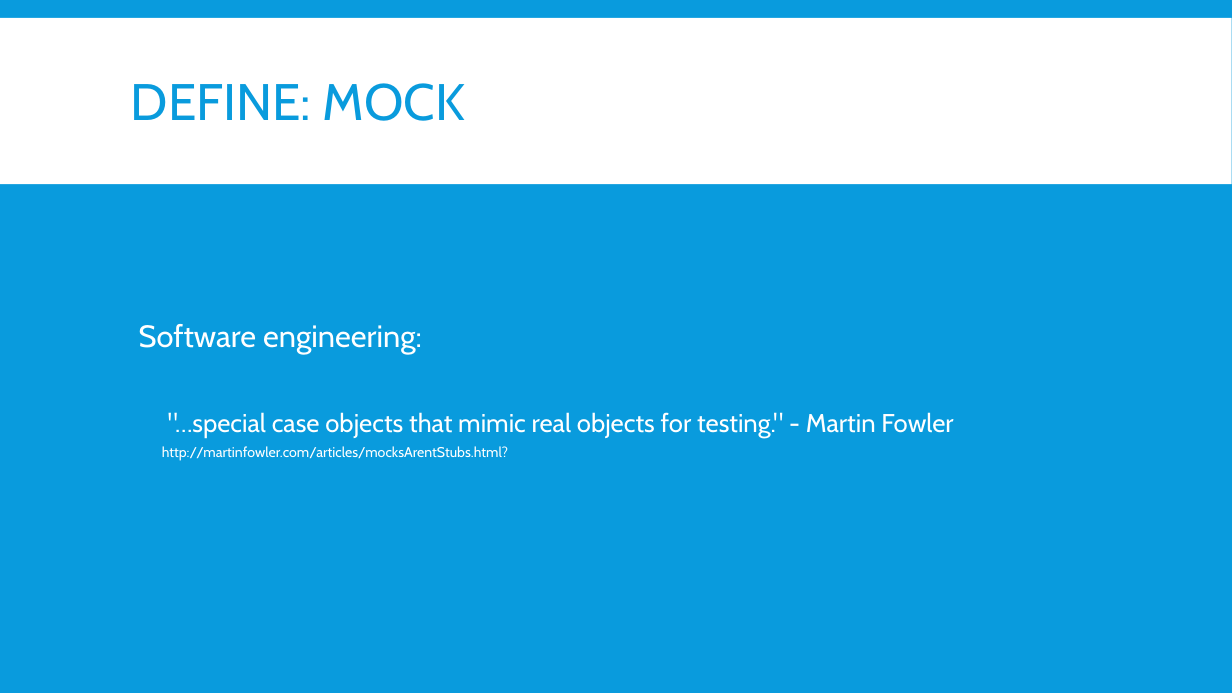
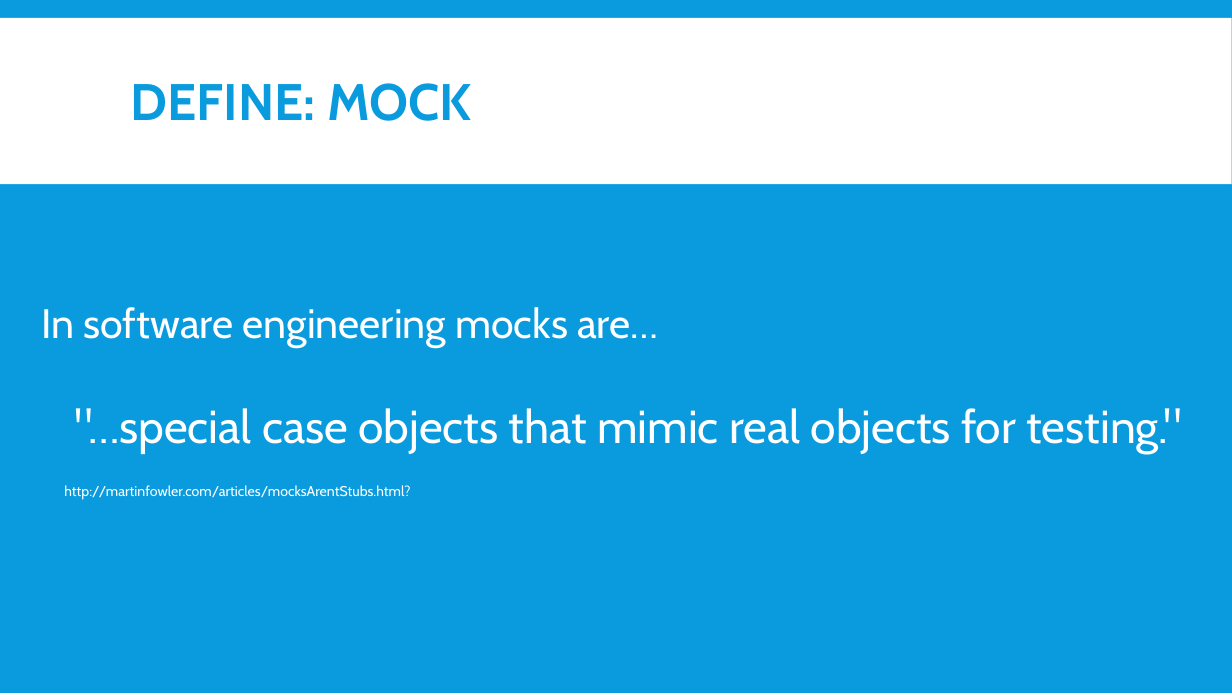
Before and after one commit to nickebbitt/wiremock-examples, a slide deck: slide 3 of wiremock-slides.pptx. Drawn at 1232x693 pixels with LibreOffice and Linux fonts; fonts in the diff are those of the drawing. Boxes give left, top, right and bottom in pixels: in the first picture for what was removed or moved away, otherwise in the second. Text is boxed around its words. In the diff, an @@ line names an element or a change of style, - is before the commit and + after.

```diff
--- a/wiremock-slides.pptx
+++ b/wiremock-slides.pptx
@@ title "DEFINE: MOCK" at (x1=131, y1=83, x2=471, y2=121): bold on @@
@@ text "In software engineering mocks are…" moved from (x1=139, y1=324, x2=953, y2=461) to (x1=41, y1=307, x2=1182, y2=500) @@
@@ text at (x1=41, y1=307, x2=1182, y2=454): text changed; size 20 to 36 pt @@
-Software engineering:
-  "…special case objects that mimic real objects for testing." - Martin Fowler
+In software engineering mocks are…
+  "…special case objects that mimic real objects for testing."
```
Also in this commit, not shown: 6 other slides changed, 3 slides added, 1 slide removed, 3 other files.
